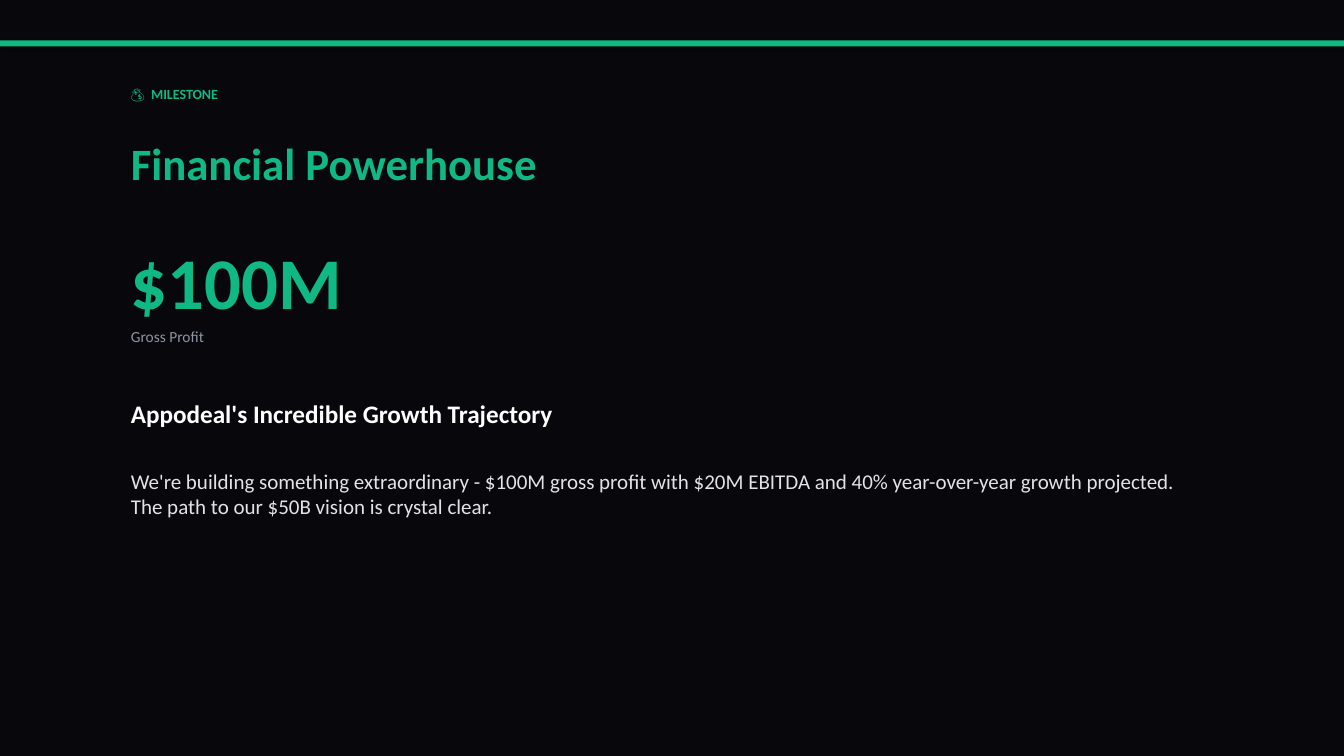
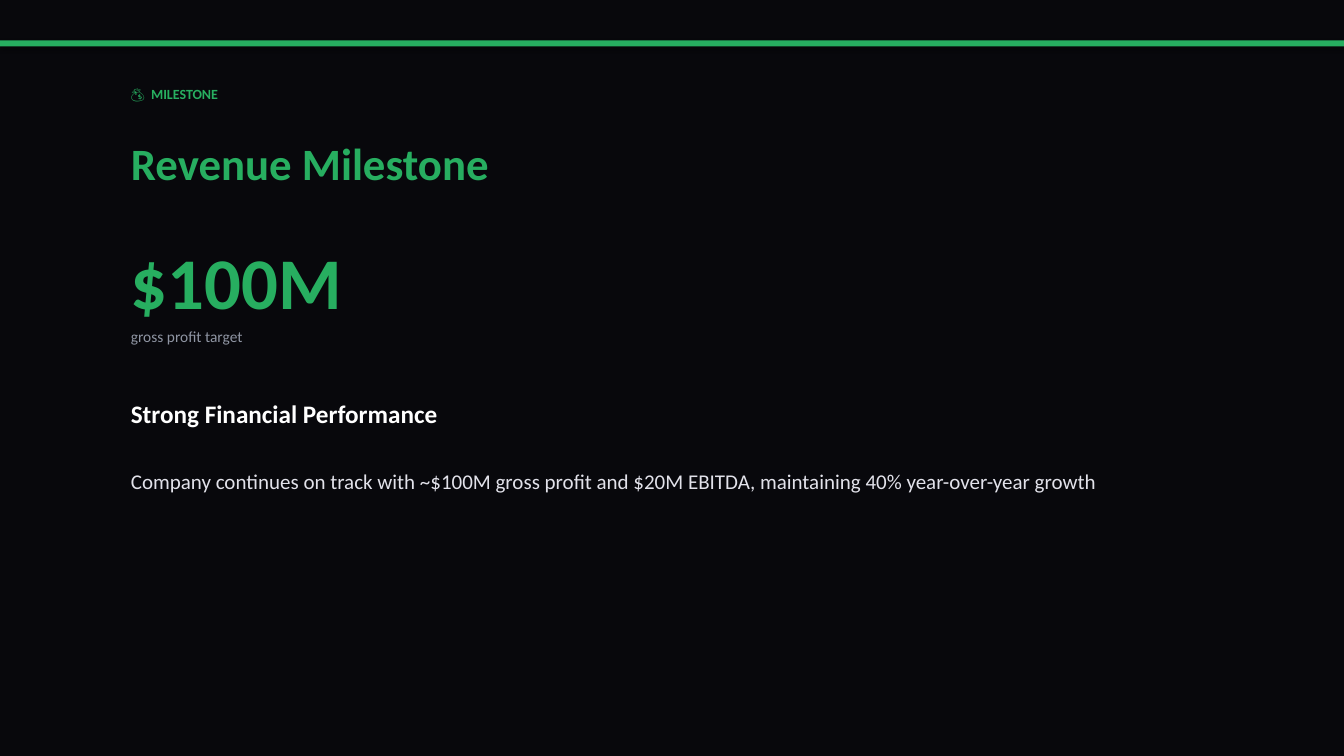
Before and after one commit to liliyagarifullina-maker/appodeal-pulse, a slide deck: slide 15 of data/archive/pulse_2026-03-14.pptx (slide 13 before the commit). Drawn at 1344x756 pixels with LibreOffice and Linux fonts; fonts in the diff are those of the drawing. Boxes give left, top, right and bottom in pixels: in the first picture for what was removed or moved away, otherwise in the second. Text is boxed around its words. In the diff, an @@ line names an element or a change of style, - is before the commit and + after.

```diff
--- a/data/archive/pulse_2026-03-14.pptx
+++ b/data/archive/pulse_2026-03-14.pptx
@@ rectangle at [0,40,1344,46]: fill #10B981 to #27AE60 @@
@@ text "💰 MILESTONE" at [151,90,218,99]: text colour #10B981 to #27AE60 @@
@@ text at [131,148,489,181]: text changed; text colour #10B981 to #27AE60 @@
-Financial Powerhouse
+Revenue Milestone
@@ text "$100M" at [131,261,342,317]: text colour #10B981 to #27AE60 @@
@@ text at [131,331,242,345]: text changed @@
-Gross Profit
+gross profit target
@@ text at [131,405,437,428]: text changed @@
-Appodeal's Incredible Growth Trajectory
+Strong Financial Performance
@@ text at [131,474,1096,493]: text changed @@
-We're building something extraordinary - $100M gross profit with $20M EBITDA and 40% year-over-year growth projected. The path to our $50B vision is crystal clear.
+Company continues on track with ~$100M gross profit and $20M EBITDA, maintaining 40% year-over-year growth
```
Also in this commit, not shown: 13 other slides changed, 3 slides added, 2 slides removed, 2 other files.
